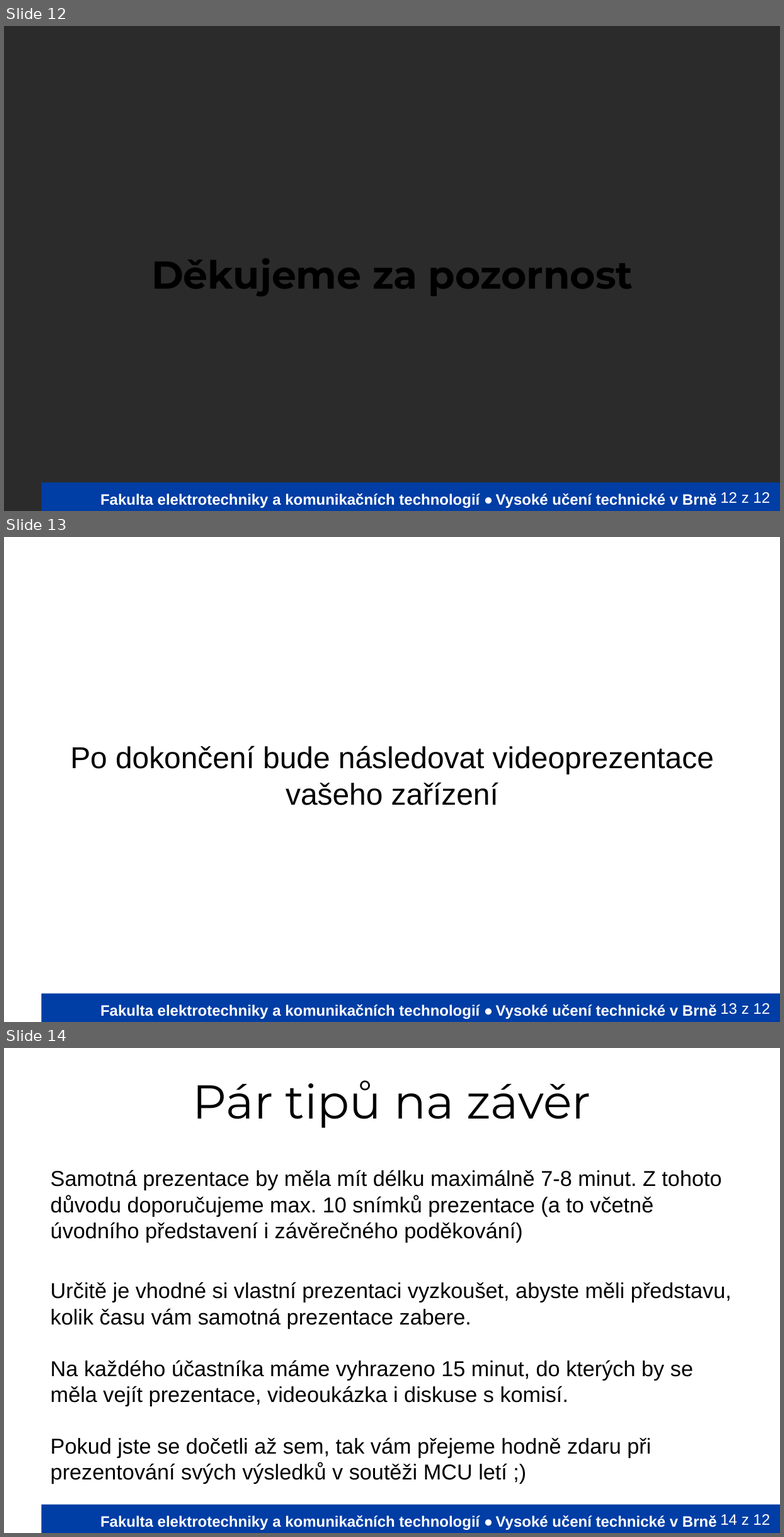
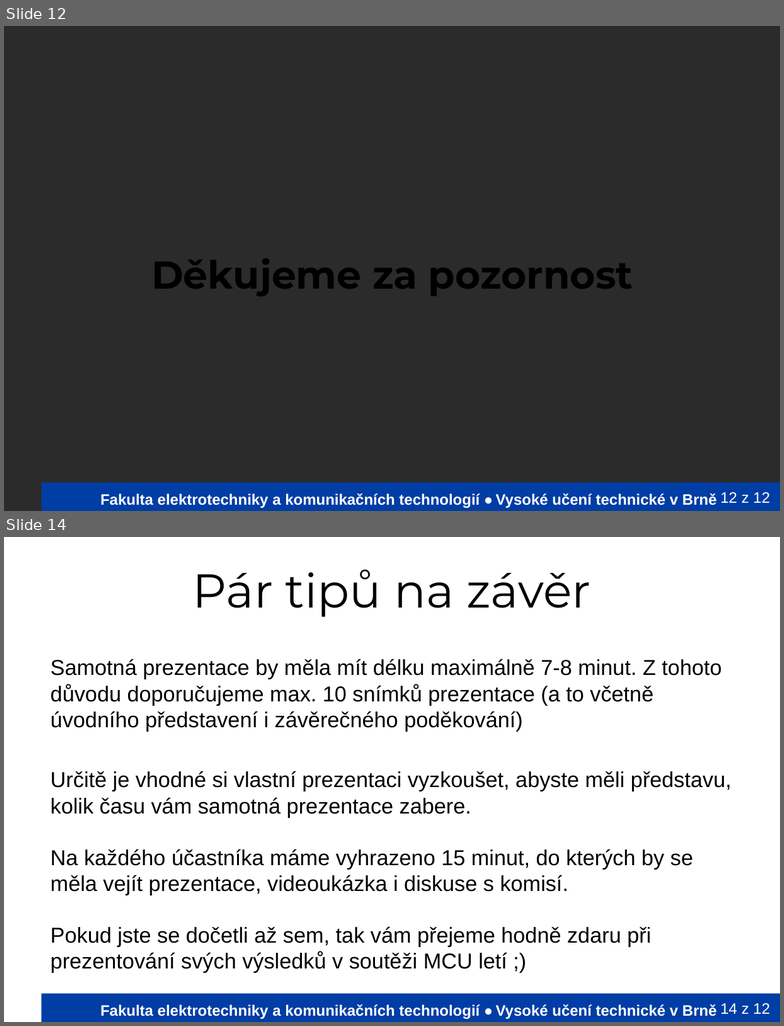
Before and after one commit to Mi-Tom/micro-controlers, a slide deck: PrezentaceVUT/VyvojovyDiagramVUT.odp. Shown one above the other, each under a label of ours: slides 12, 13 and 14 before the commit, slides 12 and 14 after it; the slides between them are not shown. The pictures are 784x1537 and 784x1026 pixels, drawn with LibreOffice and Linux fonts; fonts in the diff are those of the drawing; background and template pictures are left out; a plain dark background stands for a picture behind light text. Boxes give left, top, right and bottom in pixels: in the first picture for what was removed or moved away, otherwise in the second. Text is boxed around its words. In the diff, an @@ line names an element or a change of style, - is before the commit and + after.

```diff
--- a/PrezentaceVUT/VyvojovyDiagramVUT.odp
+++ b/PrezentaceVUT/VyvojovyDiagramVUT.odp
@@ slide 13 removed at [4,537,780,1022], background picture (left out); not listed: 3 template elements that a slide beside it also shows @@
@@ text removed at [70,746,714,805] @@
-Po dokončení bude následovat videoprezentace vašeho zařízení
```
Also in this commit, not shown: 1 slide added, 1 other file.
